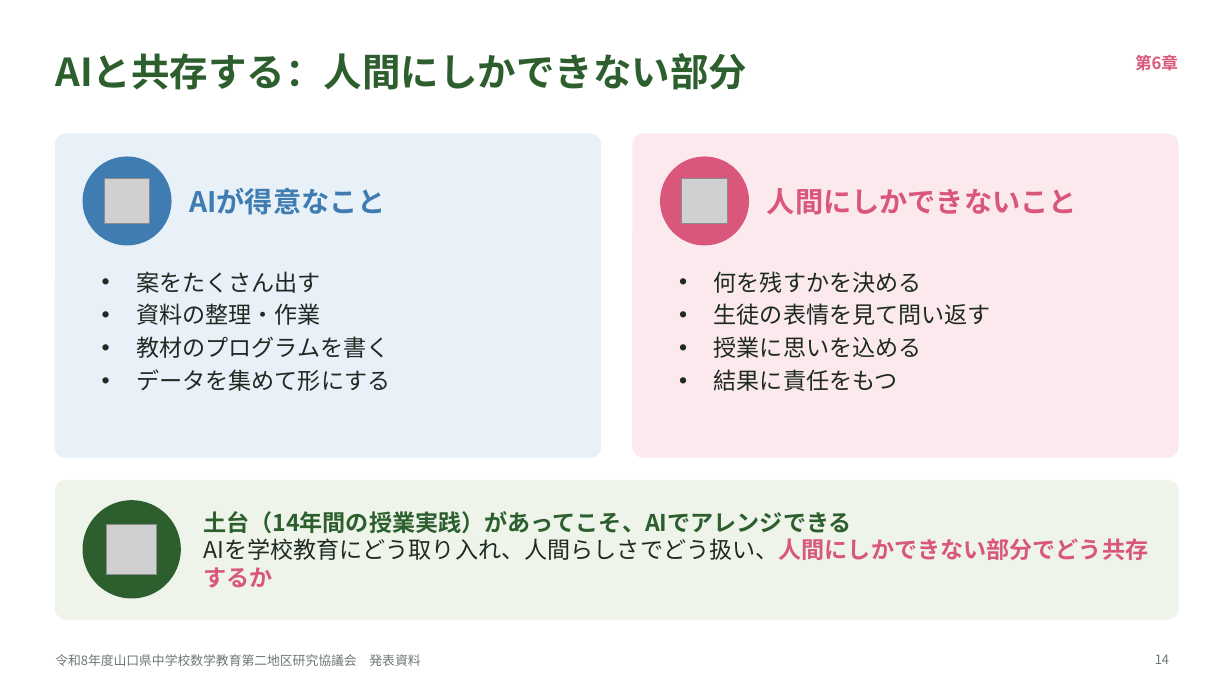
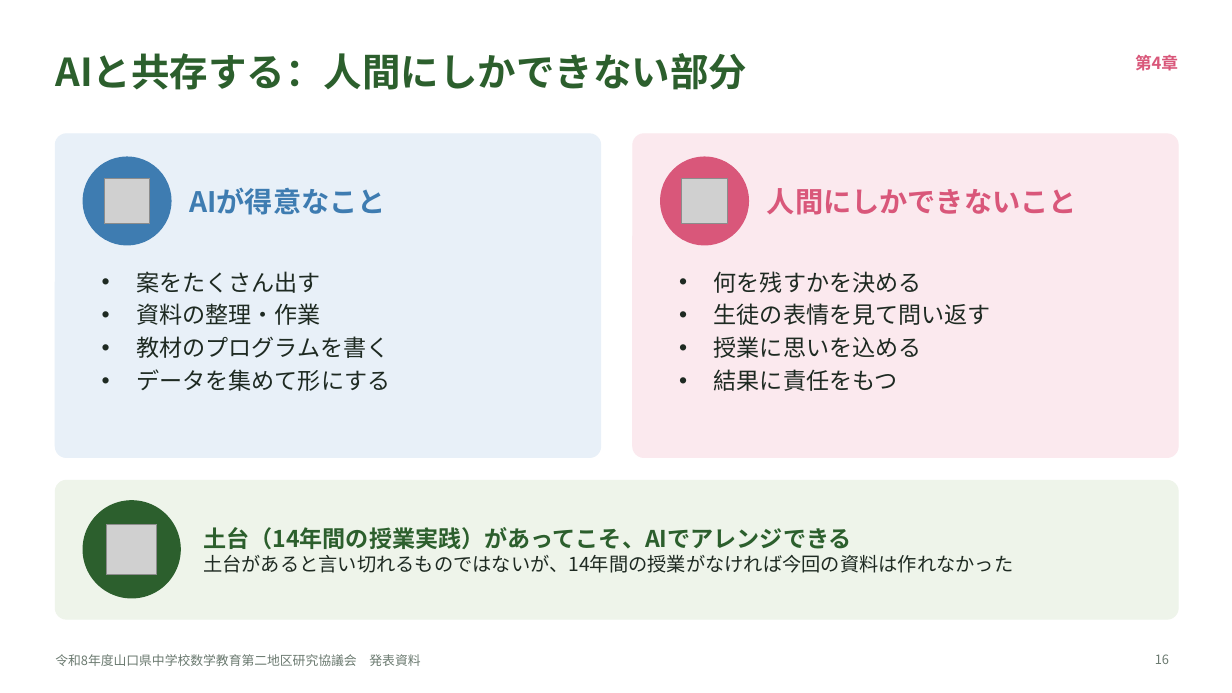
Before and after one commit to margiela14th-sudo/my-ai-project, a slide deck: slide 16 of 07_完成資料/県大会発表_生成AI授業再構築.pptx (slide 14 before the commit). Drawn at 1232x693 pixels with LibreOffice and Linux fonts; fonts in the diff are those of the drawing; grey boxes stand for pictures. Boxes give left, top, right and bottom in pixels: in the first picture for what was removed or moved away, otherwise in the second. Text is boxed around its words. In the diff, an @@ line names an element or a change of style, - is before the commit and + after.

```diff
--- a/07_完成資料/県大会発表_生成AI授業再構築.pptx
+++ b/07_完成資料/県大会発表_生成AI授業再構築.pptx
@@ text at bbox=[1135, 55, 1178, 71]: text changed @@
-第6章
+第4章
@@ text at bbox=[203, 555, 1013, 573]: text changed; size 18 to 15 pt @@
-AIを学校教育にどう取り入れ、人間らしさでどう扱い、人間にしかできない部分でどう共存するか
+土台があると言い切れるものではないが、14年間の授業がなければ今回の資料は作れなかった
@@ page number at bbox=[1155, 654, 1169, 664]: text changed @@
-14
+16
```
Also in this commit, not shown: 13 other slides changed, 6 slides added, 3 slides removed, 14 other files.
